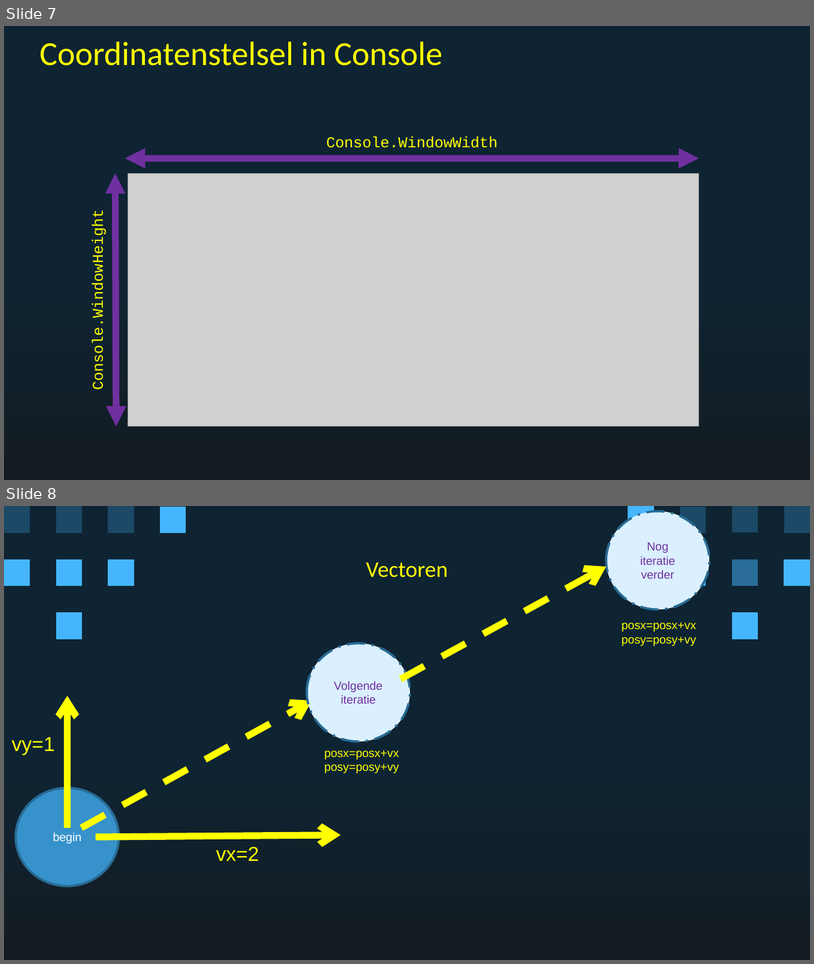
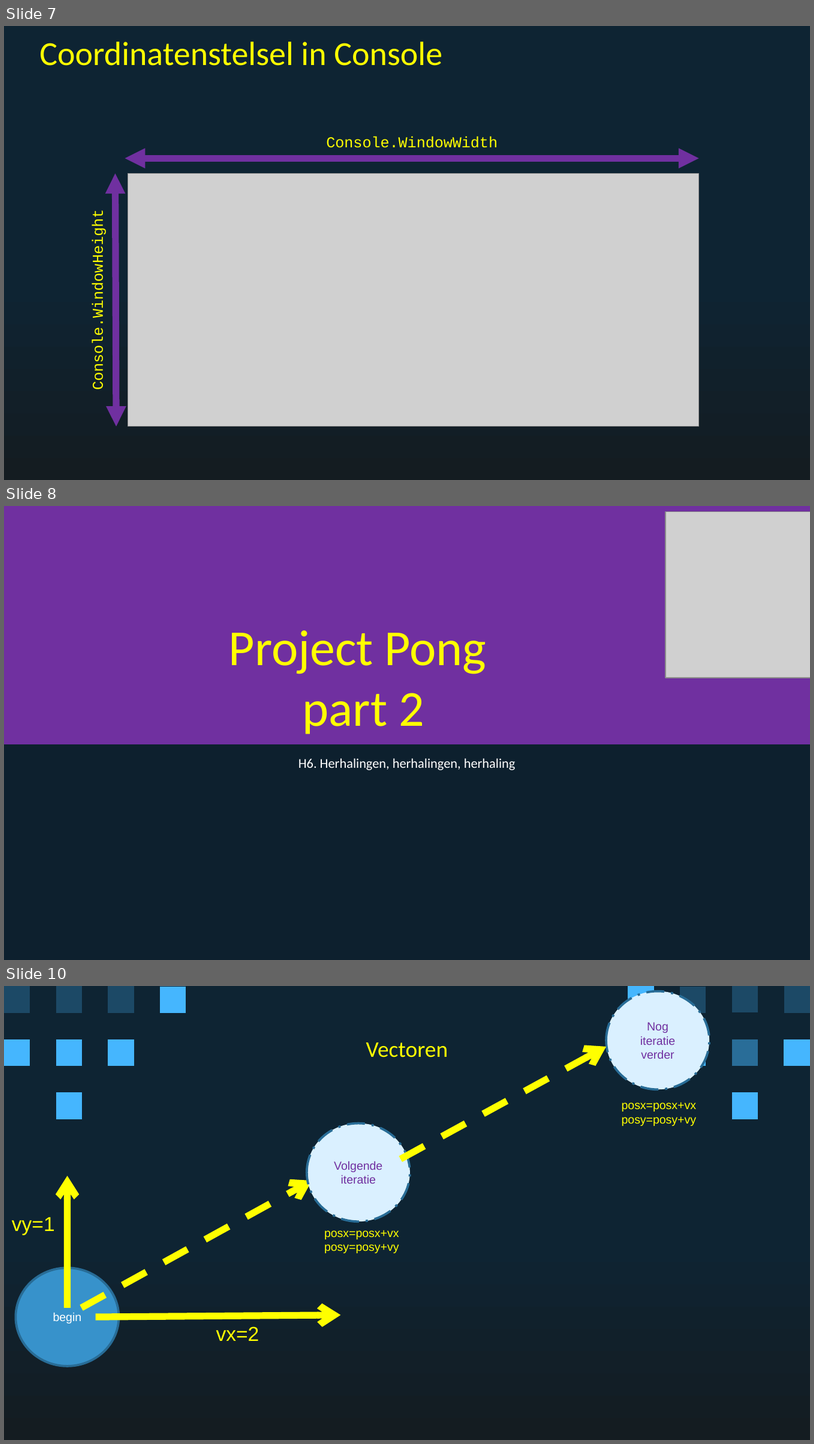
Before and after one commit to timdams/ziescherpscherper_gitbook, a slide deck: _SLIDES/H1 tot en met H8/H6- Herhalingen/xH6_pong retro edition.pptx. Shown one above the other, each under a label of ours: slides 7 and 8 before the commit, slides 7, 8 and 10 after it; the slides between them are not shown. The pictures are 814x964 and 814x1444 pixels, drawn with LibreOffice and Linux fonts; fonts in the diff are those of the drawing; grey boxes stand for pictures; background and template pictures are left out. Boxes give left, top, right and bottom in pixels: in the first picture for what was removed or moved away, otherwise in the second. Text is boxed around its words. In the diff, an @@ line names an element or a change of style, - is before the commit and + after.

```diff
--- a/_SLIDES/H1 tot en met H8/H6- Herhalingen/xH6_pong retro edition.pptx
+++ b/_SLIDES/H1 tot en met H8/H6- Herhalingen/xH6_pong retro edition.pptx
@@ slide 8 added at (4, 506, 810, 960), background gradient #0E2433 to #141C21 @@
@@ rectangle added at (4, 506, 810, 744), fill #7030A0 @@
@@ picture added at (666, 511, 810, 678) @@
@@ title added at (229, 630, 487, 734), 45 pt, text #FFFF00 @@
+Project Pong
+part 2
@@ rectangle added at (4, 744, 810, 959), fill #0D202E @@
@@ subtitle added at (299, 758, 516, 770), 12 pt, text #FFFFFF @@
+H6. Herhalingen, herhalingen, herhaling
@@ what was slide 8 is now slide 10 @@
```
Also in this commit, not shown: 1 other slide added, 3 other files.
